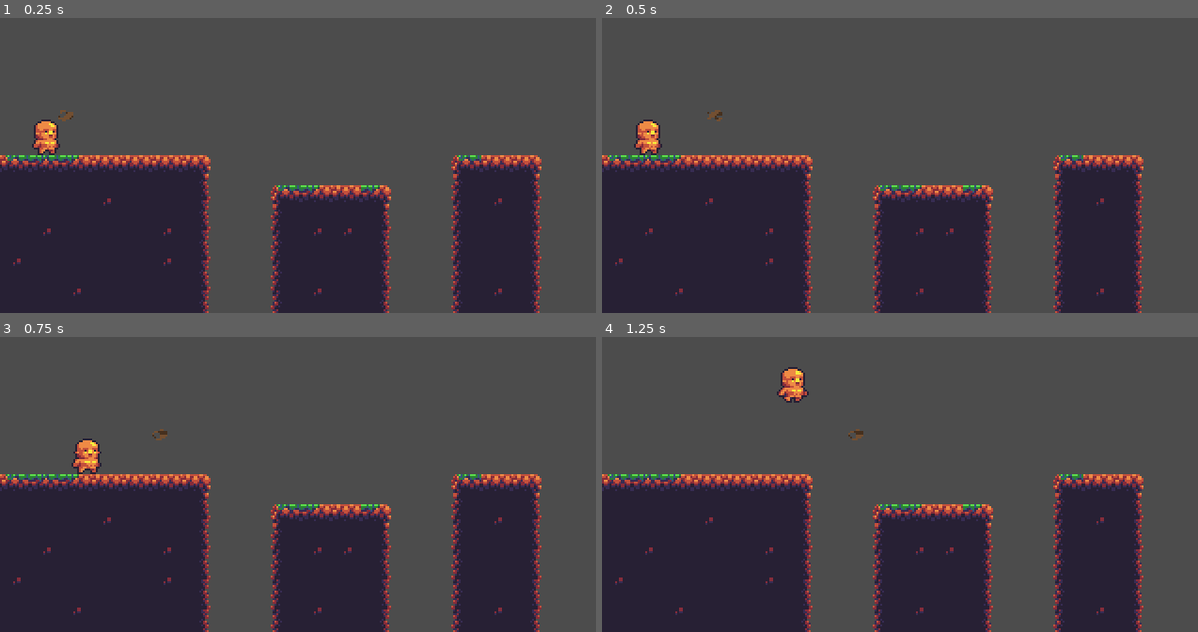
Above: before the commit, frames 1-4 (two rows, left to right).
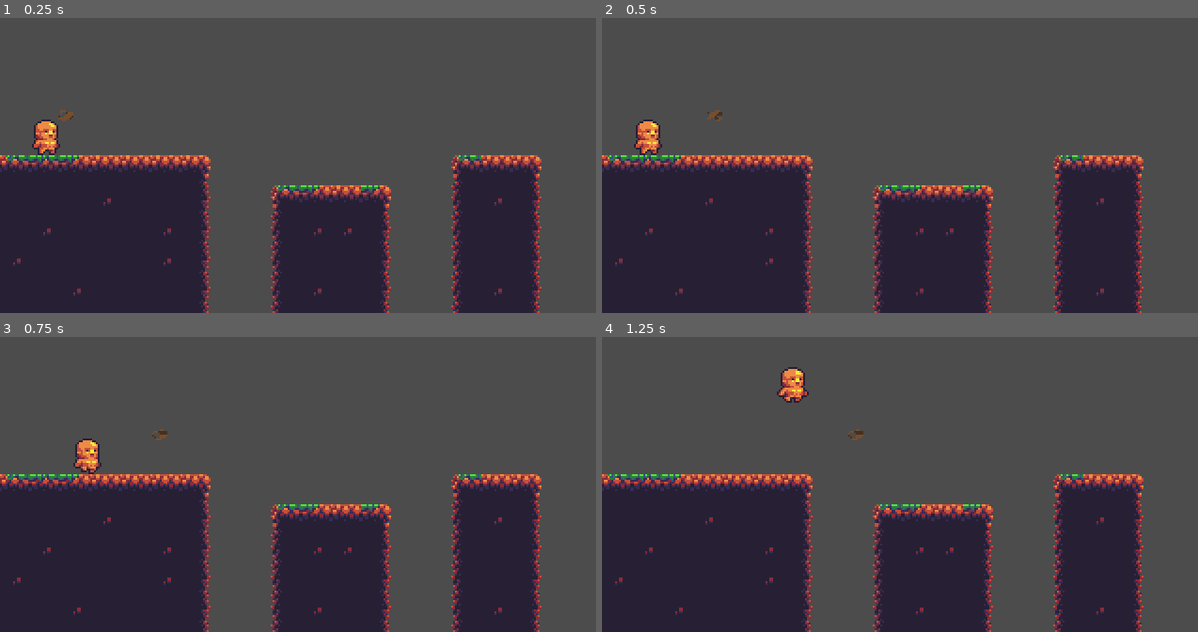
Above: after the commit, the same moments.

Repository: John2324/GameJam
Game: Godot game, scene res://Scenes/Stage1.tscn
Same seed, same stepped clock (60 frames per second), same inputs: the game is played once before the commit and once after it.
Inputs:
- Up to frame 1 (0.25 s): no input
- Up to frame 2 (0.5 s): no input
- Up to frame 3 (0.75 s): hold Right (right) from 0.53 s (still down)
- Up to frame 4 (1.25 s): keep holding Right (right); tap Up (up) at 0.77 s

Frames 1-2 are identical in both runs. In frame 3, 0.1% of the frame differs, in the area x 11-18%, y 37-47%; in frame 4, nothing differs.

Commit message:
Adjust player framerate speed

Diff:
--- a/Art/Sprite-Frames/player.tres
+++ b/Art/Sprite-Frames/player.tres
@@ -61,7 +61,7 @@
 "frames": [ SubResource( 3 ), SubResource( 4 ), SubResource( 5 ), SubResource( 6 ) ],
 "loop": true,
 "name": "run",
-"speed": 10.0
+"speed": 12.0
 }, {
 "frames": [ SubResource( 7 ), SubResource( 8 ), SubResource( 9 ), SubResource( 10 ), SubResource( 11 ) ],
 "loop": true,
